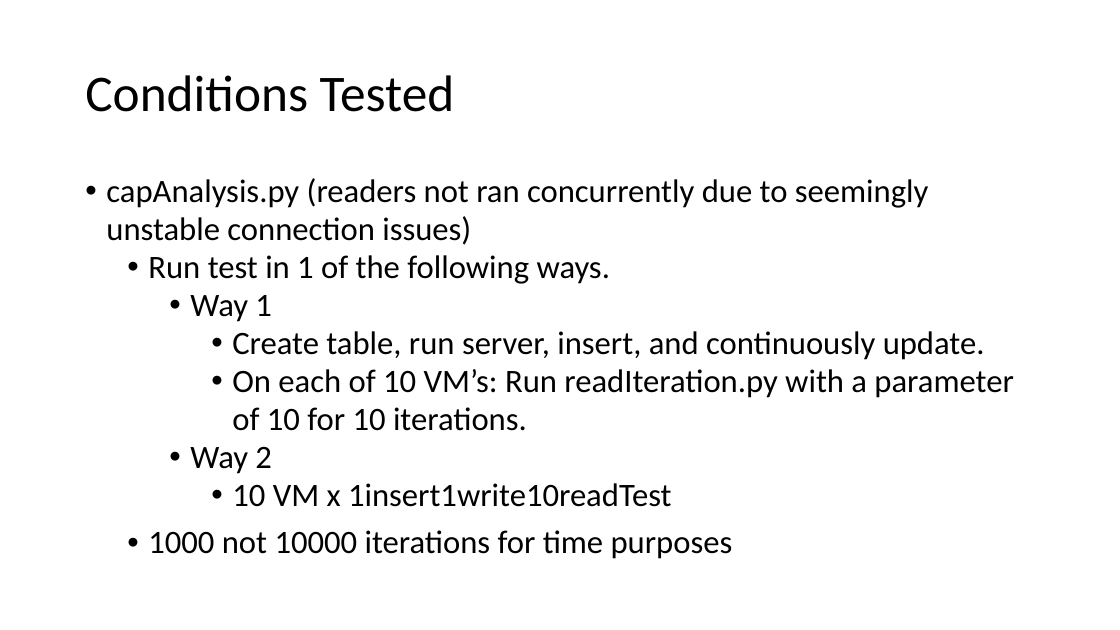
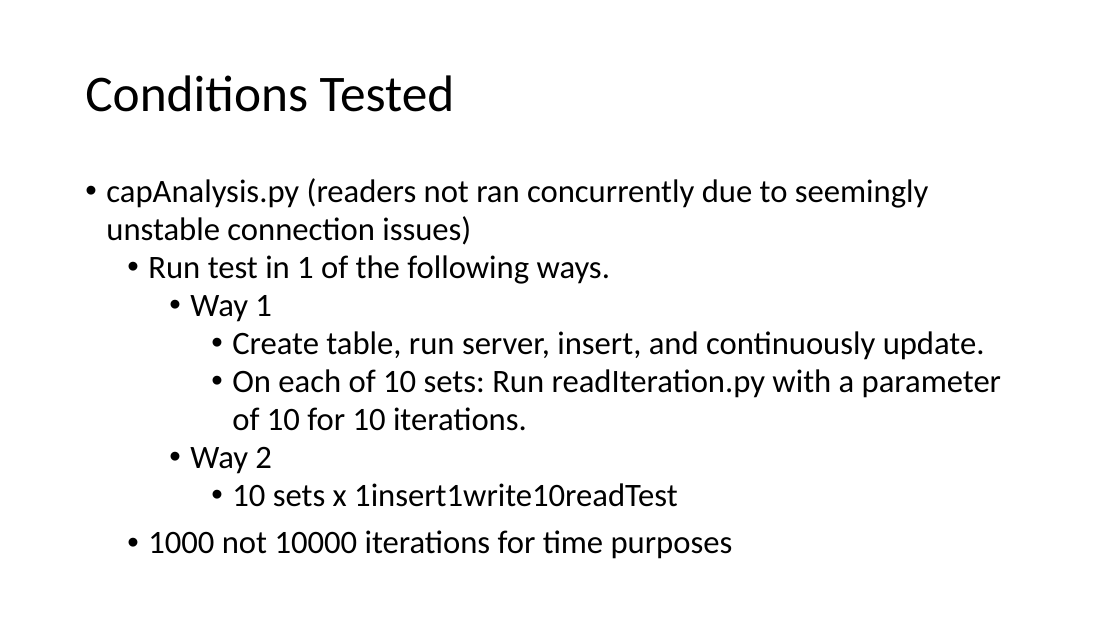
Before and after one commit to CS-6381/FinalProject, a slide deck: slide 13 of Datastores & Distributed File Systems/Apache Cassandra/JamesVu_CraigTopham_ThomasBoudreau/Documentation/CS 6381 Final Project_ApacheCassandra.pptx (slide 10 before the commit). Drawn at 1120x630 pixels with LibreOffice and Linux fonts; fonts in the diff are those of the drawing. Boxes give left, top, right and bottom in pixels: in the first picture for what was removed or moved away, otherwise in the second. Text is boxed around its words. In the diff, an @@ line names an element or a change of style, - is before the commit and + after.

```diff
--- a/Datastores & Distributed File Systems/Apache Cassandra/JamesVu_CraigTopham_ThomasBoudreau/Documentation/CS 6381 Final Project_ApacheCassandra.pptx
+++ b/Datastores & Distributed File Systems/Apache Cassandra/JamesVu_CraigTopham_ThomasBoudreau/Documentation/CS 6381 Final Project_ApacheCassandra.pptx
@@ text at bbox=[232, 369, 1001, 431]: text changed @@
-      • On each of 10 VM’s: Run readIteration.py with a parameter of 10 for 10 iterations.
+      • On each of 10 sets: Run readIteration.py with a parameter of 10 for 10 iterations.
@@ text at bbox=[232, 483, 677, 507]: text changed @@
-      • 10 VM x 1insert1write10readTest
+      • 10 sets x 1insert1write10readTest
```
Also in this commit, not shown: 3 other slides changed, 4 slides added, 1 slide removed, 1 other file.
